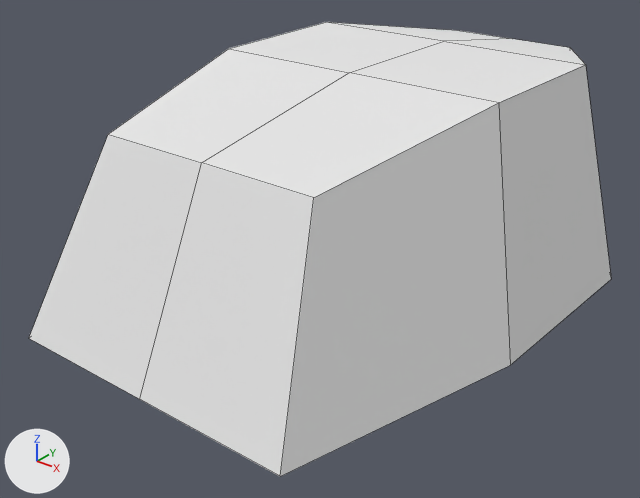
One commit to the Blender file symetry.blend: the scene before it, then after it.
Before and after are seen from a camera (50 mm lens) standing at (47.4, -37.2, 42.1) and looking at (-2.2, 24.8, 3.7). Lighting does not change. The marker at lower left points along +X, +Y and +Z. Mesh edges are drawn as thin lines.

The scene before the commit, as lines of its bpy script (objects in view):
```python
me_cube = bpy.data.meshes.new('Cube')
me_cube.from_pydata(...)  # 14 vertices, 9 faces; spans x 0.0..21.5, y 0.0..60.0, z 0.0..21.1
me_cube.materials.append(mat_material)  # white #e7e7e7
ob_extern = bpy.data.objects.new('extern', me_cube)
ob_extern.location = (-1.0, 0.0, 0.0)
_m = ob_extern.modifiers.new('Mirror', 'MIRROR')
```
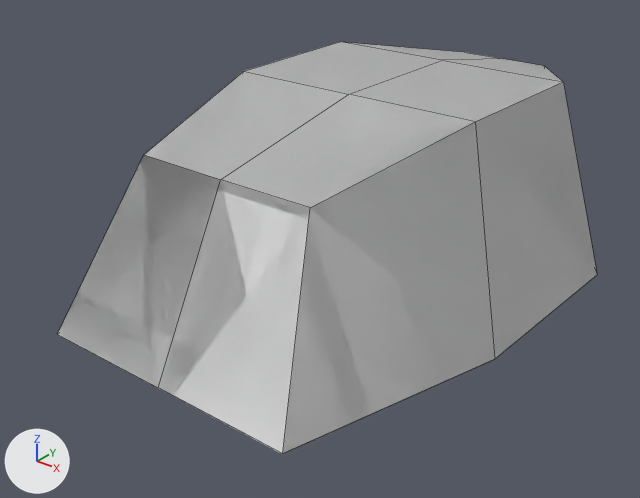
Patch to the scene script:
```diff
--- a/symetry.blend.py
+++ b/symetry.blend.py
@@ ob_extern @@
 _m = ob_extern.modifiers.new('Mirror', 'MIRROR')
+_m = ob_extern.modifiers.new('Boolean', 'BOOLEAN')
+_m.object = ob_intern
+_m.solver = 'FLOAT'
```

Where the change shows, as pixel boxes [x1, y1, x2, y2] in the pictures (640 x 498 px):
'extern', modifiers changed (7% narrower, 9% shorter)
    before: [29, 22, 611, 476]
    after: [58, 42, 597, 454]
'intern', unchanged, uncovered by the edit
    after: [57, 126, 495, 453]
